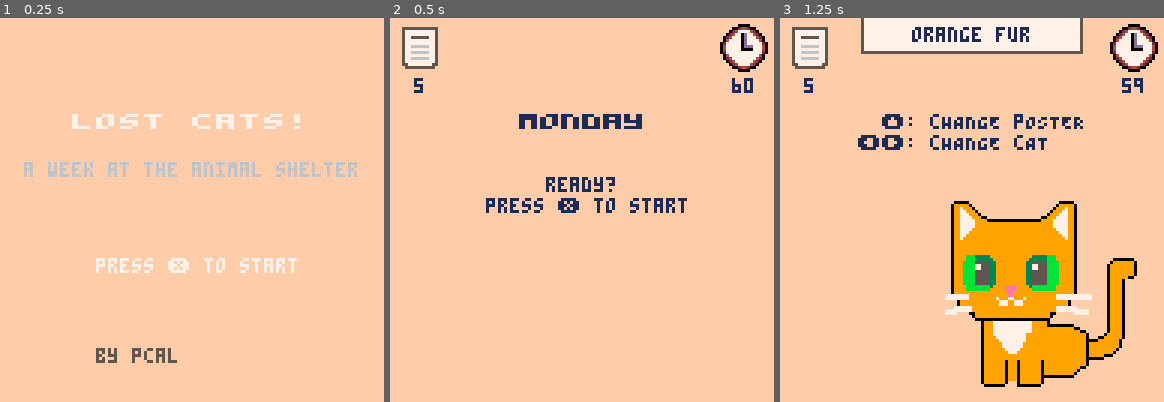
Above: before the commit, frames 1-3 (left to right).
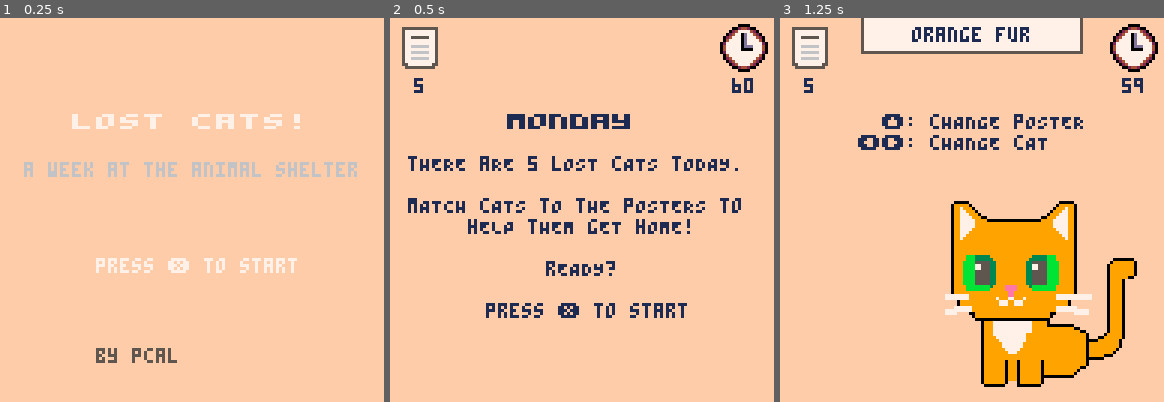
Above: after the commit, the same moments.

Repository: pcal43/pico8-papurrs-please
Game: PICO-8 cartridge pico8-home/carts/lost-cats.p8
Same seed, same stepped clock (60 frames per second), same inputs: the game is played once before the commit and once after it.
Inputs:
- Up to frame 1 (0.25 s): no input
- Up to frame 2 (0.5 s): tap X (X key) at 0.33 s
- Up to frame 3 (1.25 s): tap O (Z key) at 0.7 s; tap X (X key) at 1.07 s

Frame 1 is identical in both runs. In frame 2, 5.6% of the frame differs, in the area x 4-92%, y 25-79%; in frame 3, nothing differs.

Commit message:
checkpoint

Diff:
--- a/pico8-home/carts/lost-cats.p8
+++ b/pico8-home/carts/lost-cats.p8
@@ -10,7 +10,6 @@
 #include src/Cat.lua
 #include src/GameScreen.lua
 #include src/TitleScreen.lua
-#include src/DaySplashScreen.lua
 #include src/Controller.lua
 
 CONTROLLER = Controller.new()
--- a/pico8-home/carts/src/Controller.lua
+++ b/pico8-home/carts/src/Controller.lua
@@ -14,7 +14,7 @@
         if self.current_screen then
             self.current_screen.update()
         end
-        coresume(self.flow)
+        resume(self.flow)
     end
 
     function self.draw()
@@ -28,12 +28,17 @@
         while true do
             -- Title screen
             self.current_screen = TitleScreen.new()
+                printh("day!")
+
             while not btnp(BUTTON_X) do yield() end
+                printh("day!")
+
+            self.current_screen = GameScreen.new()
+                printh("day!")
 
             -- Play through the week
             for day=1,5 do
-                -- Create the game screen
-                self.current_screen = GameScreen.new(WEEKDAYS[day])
+                self.current_screen.startDay(WEEKDAYS[day])
                 while not self.current_screen.isDone() do yield() end
 
     --            -- Show message
--- a/pico8-home/carts/src/DaySplashScreen.lua
+++ /dev/null
@@ -1,44 +0,0 @@
-local DaySplashScreen = {}
-DaySplashScreen.new = function(weekday)
-    local self = {}
-
-    self.day_name = weekday.name
-    self.ready = false
-    self.done = false
-
-    function self.update()
-        if not self.ready then
-            self.ready = not btn(4)
-        elseif btnp(4) then
-            self.done = true
-        end
-    end
-
-    function self.isDone()
-        return self.done
-    end
-
-    function self.draw()
-        cls(PEACH) -- dark blue background
-
-        -- Draw day name
-        local day_text = self.day_name
-        local day_w = #day_text * 8
-        local day_x = (128 - day_w) / 2
-        print("\^w"..day_text, day_x, 40, WHITE)
-
-        -- Draw "Ready?" prompt
-        local ready = "ready?"
-        local ready_w = #ready * 4
-        local ready_x = (128 - ready_w) / 2
-        print(ready, ready_x, 64, LIGHT_GRAY)
-
-        -- Draw action prompt
-        local prompt = "press ❎ to start"
-        local prompt_w = #prompt * 4
-        local prompt_x = (128 - prompt_w) / 2
-        print(prompt, prompt_x, 80, DARK_GRAY)
-    end
-
-    return self
-end
--- a/pico8-home/carts/src/GameScreen.lua
+++ b/pico8-home/carts/src/GameScreen.lua
@@ -1,6 +1,8 @@
 local GameScreen = {}
-GameScreen.new = function(weekday)
+GameScreen.new = function()
     local self = {}
+
+    printh("init1!")
 
     self.centerMessage = nil
     self.scrollPos = 0
@@ -9,11 +11,10 @@
     self.showStatusIcons = false
     self.showCats = false
     self.showPoster = false
-    self.secondsRemaining = 60.0
     self._last_time = time()
-
-    self.posters, self.catList = generatePostersAndCats(weekday.posters, weekday.minTraits, weekday.maxTraits, weekday.traits)
-    self.catListSize = 10
+    self.coroutine = nil
+
+    printh("init2!")
 
     function self.draw()
         cls(PEACH) -- offwhite background
@@ -70,7 +71,7 @@
 
     function self.update()
         if self.coroutine then
-            coresume(self.coroutine)
+            resume(self.coroutine)
         end
 
         -- update animations - we want to do these in all modes
@@ -108,22 +109,35 @@
         end
     end
 
-    function self.startDay()
-        self.coroutine = cocreate(function()
+    function self.startDay(weekday)
+            printh("startday")
+            self.posters, self.catList = generatePostersAndCats(weekday.posters, weekday.minTraits, weekday.maxTraits, weekday.traits)
+            self.scrollPos = 0
+            self.targetPos = 1
+            self.secondsRemaining = weekday.time
             self.showCats = false
             self.showPoster = false
             self.showStatusIcons = true
-            self.centerMessage = "\^w"..weekday.name.."\n\n\nready?\npress ❎ to start"
-            while btn(BUTTON_X) do  -- make sure they release the button
-                yield()
-            end
-            while not btn(BUTTON_X) do
-                yield()
-            end
-            self.startPicking()
-
-        end)
-        printh("created coroutine!!!!")
+            self.centerMessage = "\^w"..weekday.name..[[
+
+
+tHERE aRE ]]..#self.catList..[[ lOST cATS tODAY.
+
+mATCH cATS tO tHE pOSTERS to
+hELP tHEM gET hOME!
+
+rEADY?
+
+press ❎ to start]]
+            self.coroutine = cocreate(function()
+                while btn(BUTTON_X) do  -- make sure they release the button
+                    yield()
+                end
+                while not btn(BUTTON_X) do
+                    yield()
+                end
+                self.startPicking()
+            end)
     end
 
     function self.startPicking()
@@ -292,12 +306,14 @@
         end)
     end
 
+    function self.doEndGame()
+
+    end
+
 
     function self.isDone()
         return self.coroutine == nil
     end
-
-    self.startDay()
 
     return self
 end
@@ -472,6 +488,6 @@
     -- Shuffle cats so they're not in the same order as posters
     shuffleArray(cats)
 
-        printh("generateposters END")
+    printh("generateposters END")
     return posters, cats
 end
--- a/pico8-home/carts/src/Global.lua
+++ b/pico8-home/carts/src/Global.lua
@@ -225,3 +225,11 @@
     end
     return count
 end
+
+function resume(coroutine)
+    local success, err = coresume(coroutine)
+    if not success then
+        printh(err)
+        stop("error encountered, see console")
+    end
+end
